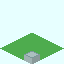
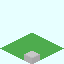
Revision of a layered 64×64 image; what changed, layer by layer:
painted on "Top_Sample" over [24,51,40,58]
painted on "Wall_E-Sample" over [32,55,40,64]
painted on "Wall_S-Sample" over [24,55,32,64]
